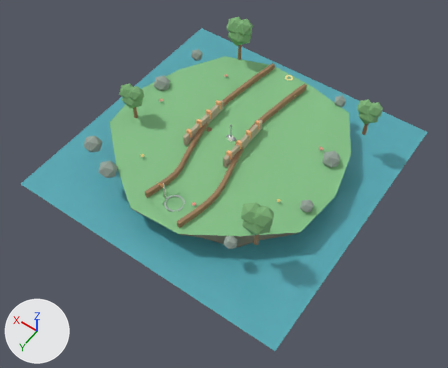
Two versions of the glTF model ui/3d/minigolf/course-05.glb, one commit apart.
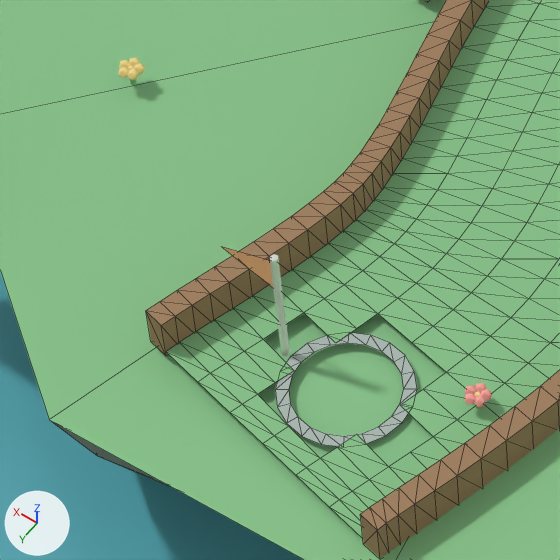
The first picture shows the older version from a camera (50 mm lens) standing at (-9.67, 14.03, 18.8) and looking at (-0.73, 1.52, -0.87). The close-ups show the older and then the newer version on the part from 27% to 46% of the width and 40% to 62% of the height of that picture. Only the edits that show in the close-ups are written down. The lights are fixed; the arrows at lower left show +X, +Y and +Z. The close-ups show mesh edges as thin lines. Vertices at exactly the same position are counted once.

Objects in the first close-up: 'cup-rim.004', 'flag-pole-base.004', 'island-turf-edge.004', 'rail-left', 'rail-right', 'surface-grass', 'water-plane.004' and 12 more.
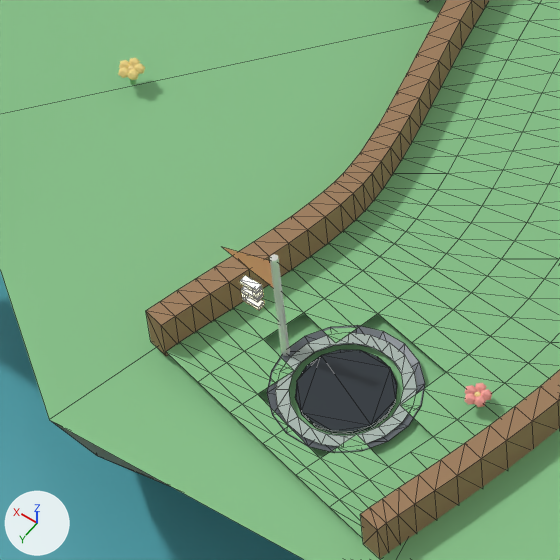
Where the change shows, as pixel boxes [x1, y1, x2, y2] in the close-ups (560 x 560 px):
'cup-bottom.004', moved (not visible before): after [295, 350, 397, 434]
'cup-lining.004', added: after [267, 325, 425, 453]
'hole-digit-segment.016', added: after [240, 275, 262, 294]
'hole-digit-segment.020', added: after [242, 297, 265, 310]
'hole-digit-segment.018', added: after [241, 286, 264, 302]
'hole-digit-segment.017', added: after [253, 287, 263, 300]
'hole-digit-segment.019', added: after [241, 291, 249, 300]

Diff of the bpy script that builds the scene:
```diff
--- a/ui/3d/minigolf/course-05.glb.py
+++ b/ui/3d/minigolf/course-05.glb.py
@@ me_cup_bottom_mesh_004 @@
-me_cup_bottom_mesh_004.from_pydata(...)  # 32 vertices, 60 faces; spans x -0.424..0.146, y 3.602..4.172, z -0.393..-0.368
+me_cup_bottom_mesh_004.from_pydata(...)  # 32 vertices, 60 faces; spans x -0.424..0.146, y 3.602..4.172, z -0.039..-0.014
+# me_cup_bottom_mesh_004 part 1: the whole mesh is moved by (0.0, 0.0, 0.354)
 me_cup_bottom_mesh_004.materials.append(mat_minigolf_cup_interior_garden)
@@ ob_hole_digit_segment_020 @@
+ob_hole_digit_segment_020 = bpy.data.objects.new('hole-digit-segment.020', me_hole_digit_segment_mesh_020)  # a box spanning x 0.4308..0.5508, y 3.8621..3.9121, z 0.31..0.34; in mat_minigolf_hole_number_garden (beige #fff0b5, glowing beige #fff0b5)
+ob_hole_digit_segment_020.location = (0.0, 0.0, 0.0)
@@ ob_hole_digit_segment_019 @@
+ob_hole_digit_segment_019 = bpy.data.objects.new('hole-digit-segment.019', me_hole_digit_segment_mesh_019)  # a box spanning x 0.5208..0.5508, y 3.8621..3.9121, z 0.325..0.4; in mat_minigolf_hole_number_garden (beige #fff0b5, glowing beige #fff0b5)
+ob_hole_digit_segment_019.location = (0.0, 0.0, 0.0)
@@ ob_hole_digit_segment_018 @@
+ob_hole_digit_segment_018 = bpy.data.objects.new('hole-digit-segment.018', me_hole_digit_segment_mesh_018)  # a box spanning x 0.4308..0.5508, y 3.8621..3.9121, z 0.385..0.415; in mat_minigolf_hole_number_garden (beige #fff0b5, glowing beige #fff0b5)
+ob_hole_digit_segment_018.location = (0.0, 0.0, 0.0)
@@ ob_hole_digit_segment_017 @@
+ob_hole_digit_segment_017 = bpy.data.objects.new('hole-digit-segment.017', me_hole_digit_segment_mesh_017)  # a box spanning x 0.4308..0.4608, y 3.8621..3.9121, z 0.4..0.475; in mat_minigolf_hole_number_garden (beige #fff0b5, glowing beige #fff0b5)
+ob_hole_digit_segment_017.location = (0.0, 0.0, 0.0)
@@ ob_hole_digit_segment_016 @@
+ob_hole_digit_segment_016 = bpy.data.objects.new('hole-digit-segment.016', me_hole_digit_segment_mesh_016)  # a box spanning x 0.4308..0.5508, y 3.8621..3.9121, z 0.46..0.49; in mat_minigolf_hole_number_garden (beige #fff0b5, glowing beige #fff0b5)
+ob_hole_digit_segment_016.location = (0.0, 0.0, 0.0)
@@ ob_cup_lining_004 @@
+ob_cup_lining_004 = bpy.data.objects.new('cup-lining.004', me_cup_lining_mesh_004)  # 36 vertices, 36 faces; spans x -0.579..0.301, y 3.454..4.32, z -0.04..0.004; in mat_minigolf_cup_lining_garden (grey #656c73)
+ob_cup_lining_004.location = (0.0, 0.0, 0.0)
```
